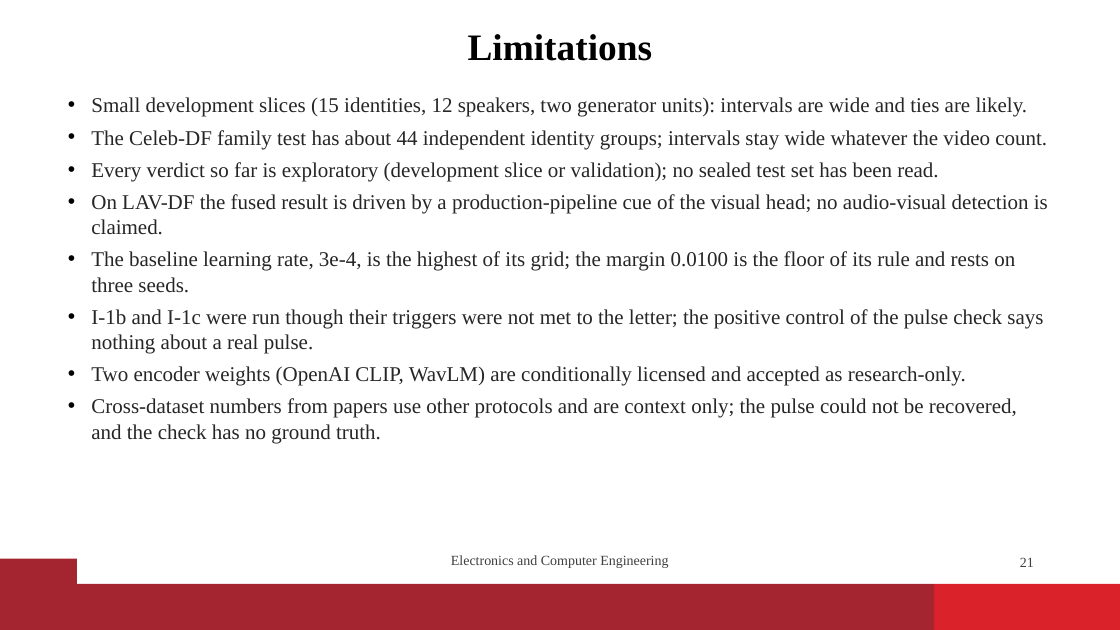
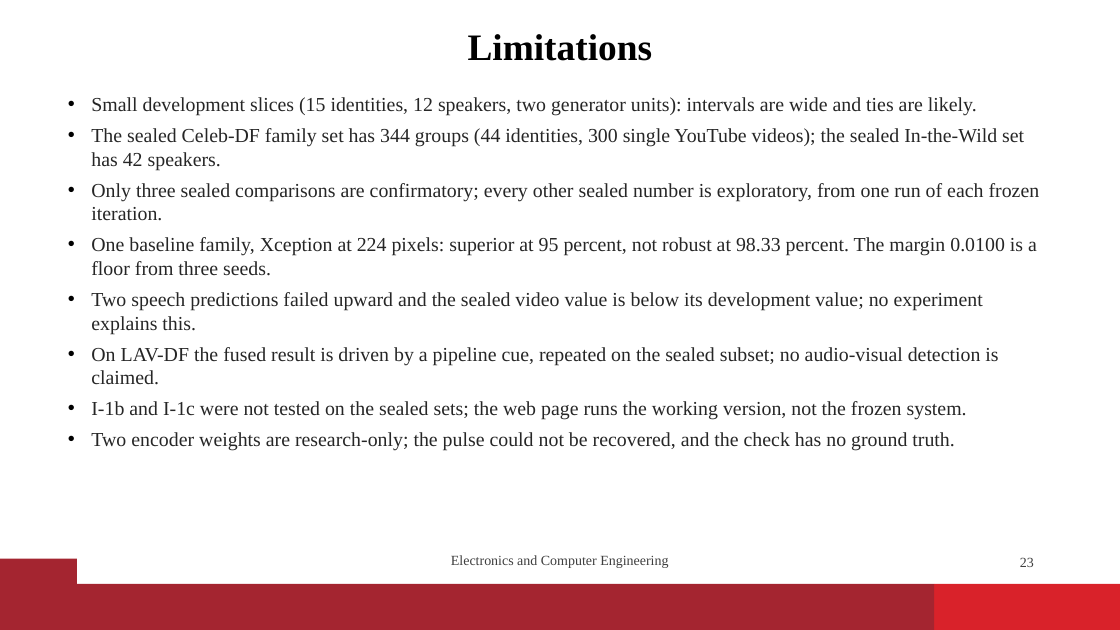
Before and after one commit to vaibhavshiroorkar/deepfake-detection, a slide deck: slide 23 of slides/DeepFake_Detection_Presentation.pptx (slide 21 before the commit). Drawn at 1120x630 pixels with LibreOffice and Linux fonts; fonts in the diff are those of the drawing; background and template pictures are left out. Boxes give left, top, right and bottom in pixels: in the first picture for what was removed or moved away, otherwise in the second. Text is boxed around its words. In the diff, an @@ line names an element or a change of style, - is before the commit and + after.

Commit message:
paper,report,slides: sealed results (T1 to T3, staircase, LAV-DF), pending cells filled; ladder figure I-8 row

```diff
--- a/slides/DeepFake_Detection_Presentation.pptx
+++ b/slides/DeepFake_Detection_Presentation.pptx
@@ text at box(91, 97, 977, 116): size 18 to 17 pt in "Small development slices (15 identities, 12 speakers, ..." @@
@@ text at box(91, 128, 1040, 451): text changed; size 18 to 17 pt @@
-• The Celeb-DF family test has about 44 independent identity groups; intervals stay wide whatever the video count.
-• Every verdict so far is exploratory (development slice or validation); no sealed test set has been read.
-• On LAV-DF the fused result is driven by a production-pipeline cue of the visual head; no audio-visual detection is claimed.
-• The baseline learning rate, 3e-4, is the highest of its grid; the margin 0.0100 is the floor of its rule and rests on three seeds.
-• I-1b and I-1c were run though their triggers were not met to the letter; the positive control of the pulse check says nothing about a real pulse.
-• Two encoder weights (OpenAI CLIP, WavLM) are conditionally licensed and accepted as research-only.
-• Cross-dataset numbers from papers use other protocols and are context only; the pulse could not be recovered, and the check has no ground truth.
+• The sealed Celeb-DF family set has 344 groups (44 identities, 300 single YouTube videos); the sealed In-the-Wild set has 42 speakers.
+• Only three sealed comparisons are confirmatory; every other sealed number is exploratory, from one run of each frozen iteration.
+• One baseline family, Xception at 224 pixels: superior at 95 percent, not robust at 98.33 percent. The margin 0.0100 is a floor from three seeds.
+• Two speech predictions failed upward and the sealed video value is below its development value; no experiment explains this.
+• On LAV-DF the fused result is driven by a pipeline cue, repeated on the sealed subset; no audio-visual detection is claimed.
+• I-1b and I-1c were not tested on the sealed sets; the web page runs the working version, not the frozen system.
+• Two encoder weights are research-only; the pulse could not be recovered, and the check has no ground truth.
@@ page number at box(1020, 557, 1034, 567): text changed @@
-21
+23
```
Also in this commit, not shown: 13 other slides changed, 3 slides added, 17 other files.
